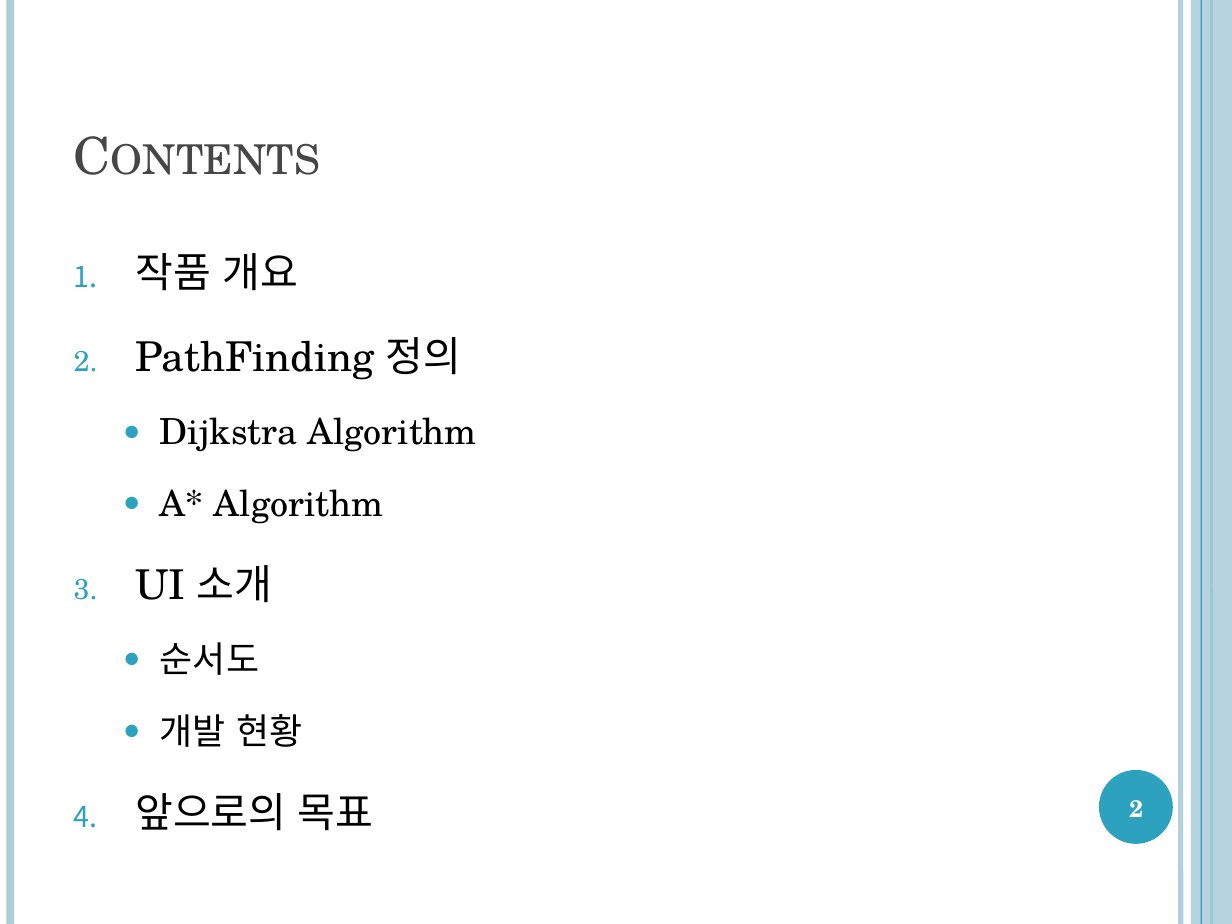
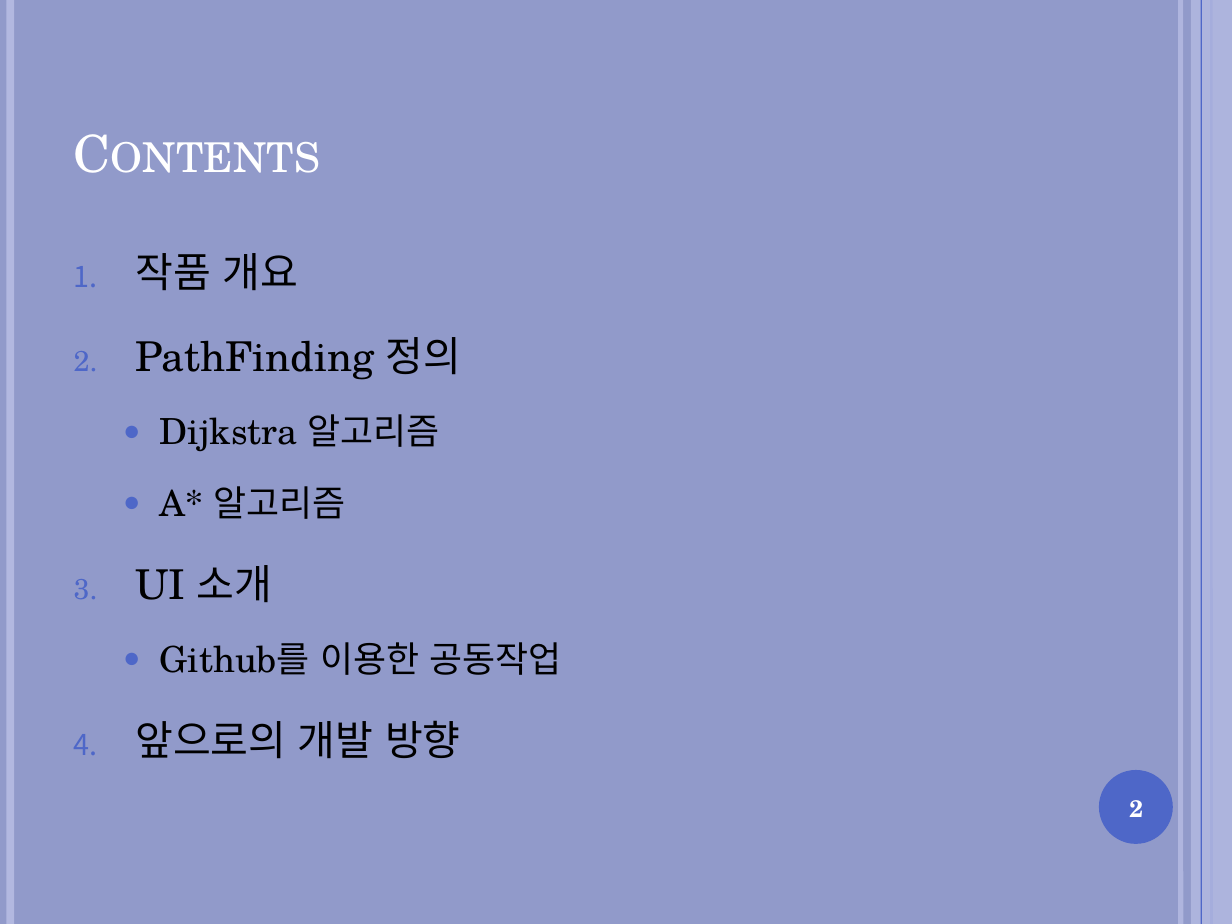
Before and after one commit to SSU-SSORA/PlatformControlSimulator_Window, a slide deck: slide 2 of PathFinding Simulator.pptx. Drawn at 1232x924 pixels with LibreOffice and Linux fonts; fonts in the diff are those of the drawing. Boxes give left, top, right and bottom in pixels: in the first picture for what was removed or moved away, otherwise in the second. Text is boxed around its words. In the diff, an @@ line names an element or a change of style, - is before the commit and + after.

```diff
--- a/PathFinding Simulator.pptx
+++ b/PathFinding Simulator.pptx
@@ rectangle added at <box>0,0,1232,924</box>, fill #919ACA @@
@@ line (10, 0) - (10, 924): stroke #ADCEDC 4.5 pt to #B2B8E0 4.5 pt @@
@@ line (1180, 0) - (1180, 924): stroke #ADCEDC 3 pt to #B2B8E0 3 pt @@
@@ rectangle at <box>1191,0,1232,924</box>: fill #ADCEDC at 87% opacity to #B2B8E0 at 87% opacity @@
@@ line (1201, 0) - (1201, 924): stroke #2DA2BF 0.75 pt to #4E67C8 0.75 pt @@
@@ line (1211, 0) - (1211, 924): stroke #2DA2BF 1.5 pt to #4E67C8 1.5 pt @@
@@ title "Contents" at <box>62,34,1068,188</box>: text colour #464646 to #FFFFFF @@
@@ text at <box>135,253,462,603</box>: bullet colour #2DA2BF to #4E67C8 @@
@@ text at <box>160,414,439,519</box>: text changed @@
-  ● Dijkstra Algorithm
-  ● A* Algorithm
+  ● Dijkstra 알고리즘
+  ● A* 알고리즘
@@ text at <box>135,642,561,759</box>: text changed @@
-  ● 순서도
-  ● 개발 현황
-4. 앞으로의 목표
+  ● Github를 이용한 공동작업
+4. 앞으로의 개발 방향
@@ ellipse at <box>1099,770,1173,844</box>: fill #2DA2BF to #4E67C8 @@
```
Also in this commit, not shown: 2 other slides changed, 6 slides added, 8 slides removed, 2 other files.
